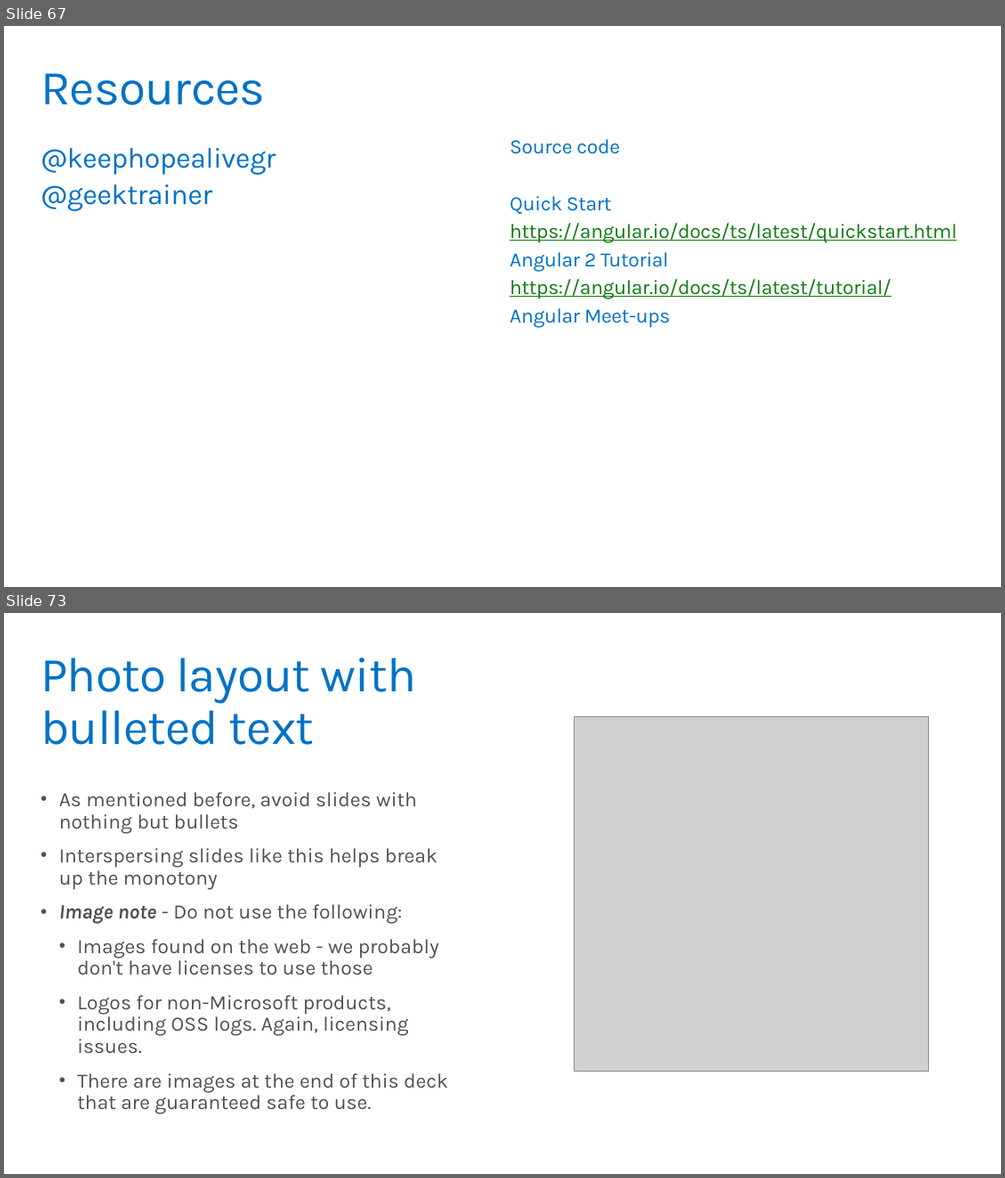
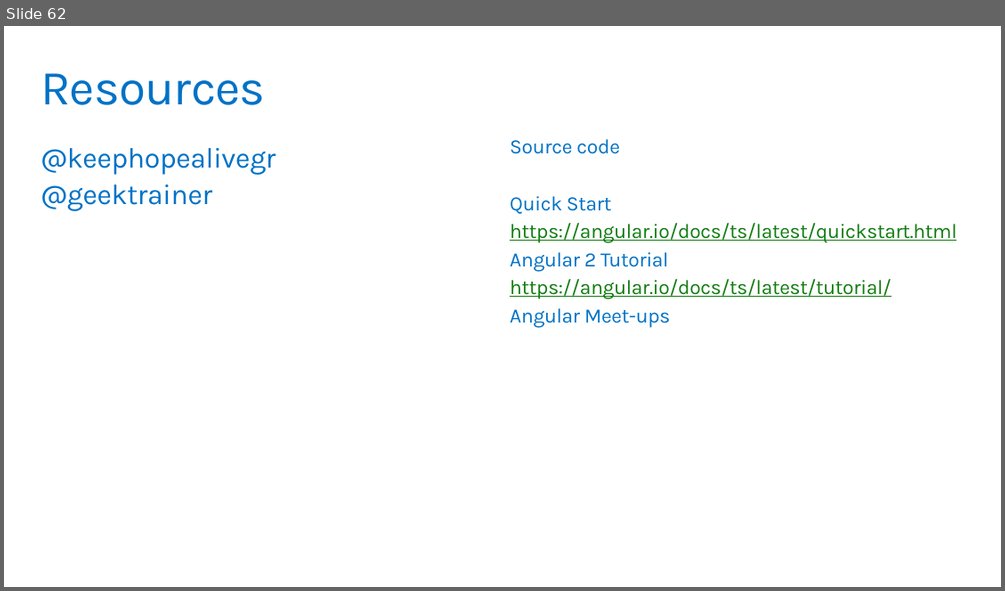
Before and after one commit to MicrosoftLearning/angular2-typescript, a slide deck: Slides/MVA Angular 2.pptx. Shown one above the other, each under a label of ours: slides 67 and 73 before the commit, slide 62 after it; the slides between them are not shown. The pictures are 1005x1178 and 1005x591 pixels, drawn with LibreOffice and Linux fonts; fonts in the diff are those of the drawing; grey boxes stand for pictures. Boxes give left, top, right and bottom in pixels: in the first picture for what was removed or moved away, otherwise in the second. Text is boxed around its words. In the diff, an @@ line names an element or a change of style, - is before the commit and + after.

```diff
--- a/Slides/MVA Angular 2.pptx
+++ b/Slides/MVA Angular 2.pptx
@@ slide 73 removed at [4,613,1001,1174], background #FFFFFF @@
@@ title removed at [40,657,416,745] @@
-Photo layout with bulleted text
@@ picture removed at [574,716,928,1070] @@
@@ text removed at [59,792,448,1114] @@
-• As mentioned before, avoid slides with nothing but bullets
-• Interspersing slides like this helps break up the monotony
-• Image note - Do not use the following:
-  • Images found on the web - we probably don't have licenses to use those
-  • Logos for non-Microsoft products, including OSS logs. Again, licensing issues.
-  • There are images at the end of this deck that are guaranteed safe to use.
@@ what was slide 67 is now slide 62 @@
```
Also in this commit, not shown: 4 slides changed, 27 other slides removed.
